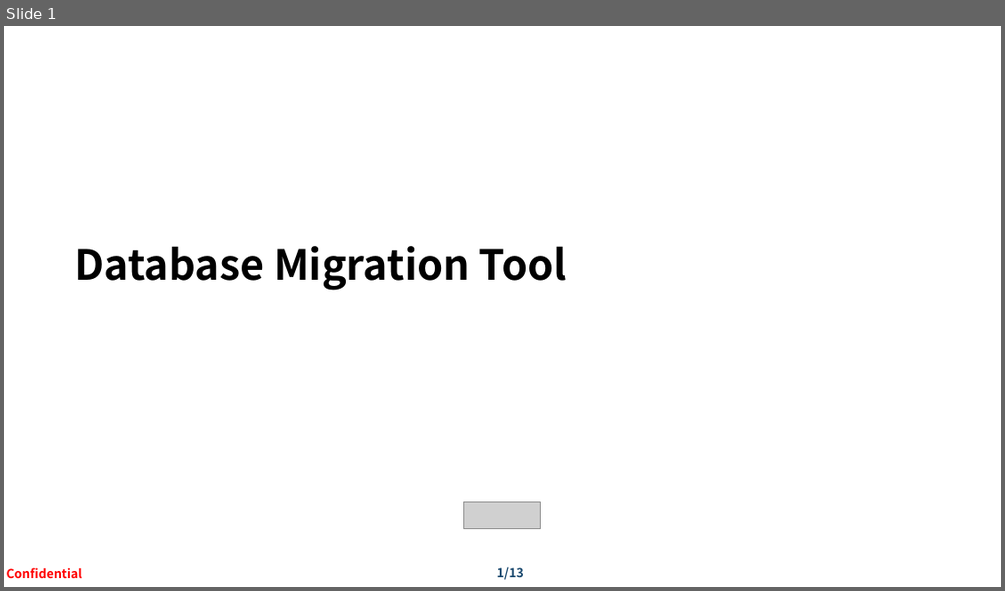
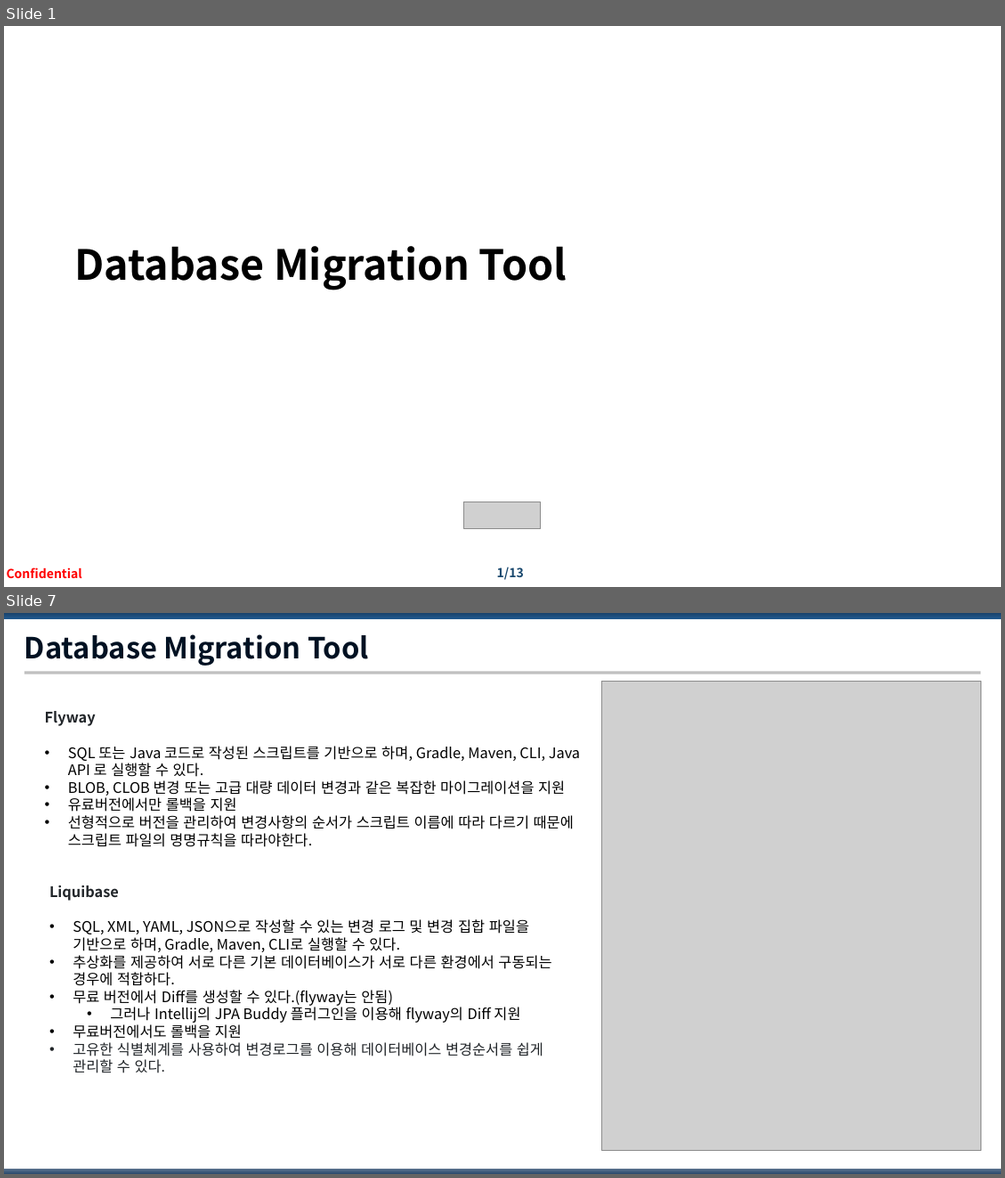
Before and after one commit to Park-Seung-Hun/flyway-test, a slide deck: Database Migration Tool.pptx. Shown one above the other, each under a label of ours: slide 1 before the commit, slides 1 and 7 after it; the slides between them are not shown. The pictures are 1005x591 and 1005x1178 pixels, drawn with LibreOffice and Linux fonts; fonts in the diff are those of the drawing; grey boxes stand for pictures; background and template pictures are left out. Boxes give left, top, right and bottom in pixels: in the first picture for what was removed or moved away, otherwise in the second. Text is boxed around its words. In the diff, an @@ line names an element or a change of style, - is before the commit and + after.

Commit message:
fix : PPT 추가 작성

```diff
--- a/Database Migration Tool.pptx
+++ b/Database Migration Tool.pptx
@@ slide 7 added at (x1=4, y1=613, x2=1001, y2=1174), background #FFFFFF @@
@@ rectangle added at (x1=4, y1=613, x2=1001, y2=619), fill gradient #1E4F7E to #22598E @@
@@ title added at (x1=24, y1=634, x2=369, y2=666), 28 pt, text #001122, bold @@
+Database Migration Tool
@@ rectangle added at (x1=24, y1=672, x2=980, y2=674), fill #C0C0C0 @@
@@ picture added at (x1=601, y1=682, x2=980, y2=1151) @@
@@ text added at (x1=45, y1=711, x2=580, y2=847), 14 pt, text #000000 @@
+Flyway
+• SQL 또는 Java 코드로 작성된 스크립트를 기반으로 하며, Gradle, Maven, CLI, Java API 로 실행할 수 있다.
+• BLOB, CLOB 변경 또는 고급 대량 데이터 변경과 같은 복잡한 마이그레이션을 지원
+• 유료버전에서만 롤백을 지원
+• 선형적으로 버전을 관리하여 변경사항의 순서가 스크립트 이름에 따라 다르기 때문에 스크립트 파일의 명명규칙을 따라야한다.
@@ text added at (x1=49, y1=885, x2=551, y2=1073), 14 pt, text #000000 @@
+Liquibase
+• SQL, XML, YAML, JSON으로 작성할 수 있는 변경 로그 및 변경 집합 파일을 기반으로 하며, Gradle, Maven, CLI로 실행할 수 있다.
+• 추상화를 제공하여 서로 다른 기본 데이터베이스가 서로 다른 환경에서 구동되는 경우에 적합하다.
+• 무료 버전에서 Diff를 생성할 수 있다.(flyway는 안됨)
+  • 그러나 Intellij의 JPA Buddy 플러그인을 이용해 flyway의 Diff 지원
+• 무료버전에서도 롤백을 지원
+• 고유한 식별체계를 사용하여 변경로그를 이용해 데이터베이스 변경순서를 쉽게 관리할 수 있다.
@@ rectangle added at (x1=4, y1=1168, x2=1001, y2=1174), fill gradient #8C93A1 to #29496D @@
```
Also in this commit, not shown: 9 slides changed, 1 other slide added, 3 slides removed, 3 other files.
